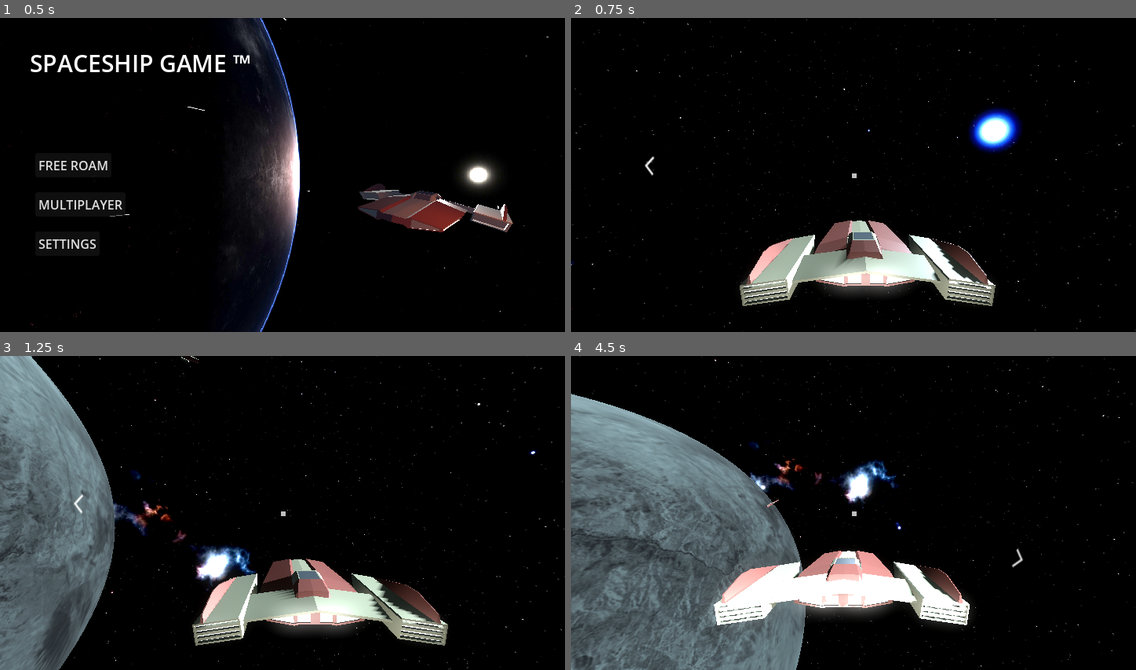
Above: before the commit, frames 1-4 (two rows, left to right).
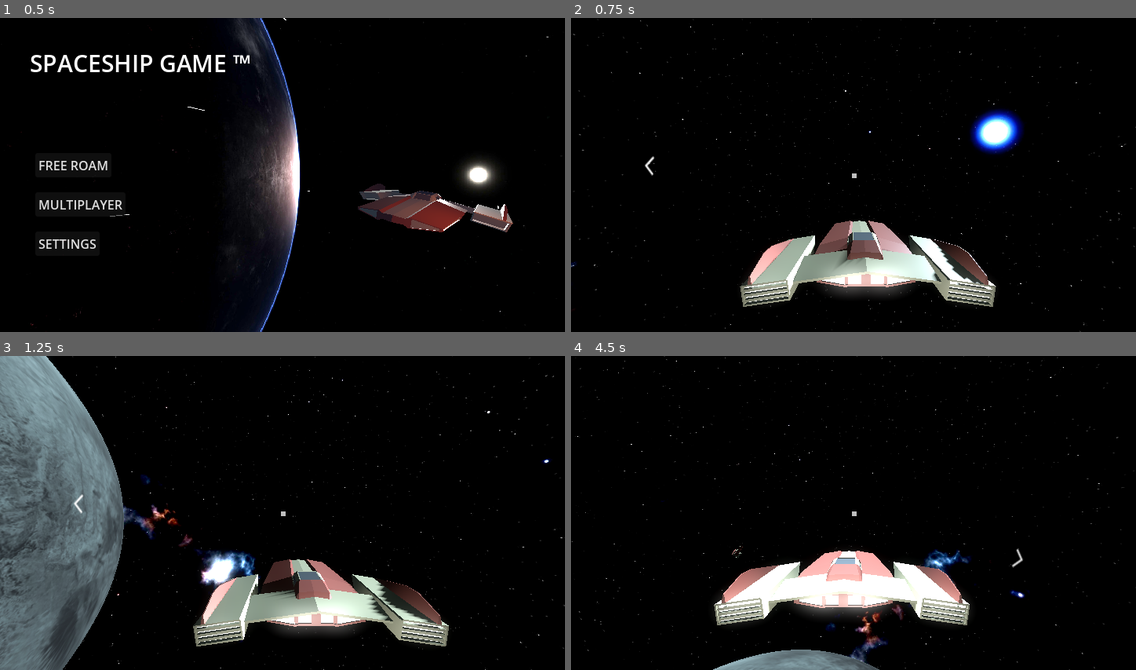
Above: after the commit, the same moments.

Repository: sacul2345/spaceshipGAME
Game: Godot game, scene res://scenes/MainMenu.tscn
The game is run twice, just before and just after one commit, with the same random seed, the same clock (stepped at 60 frames per second) and the same inputs.
Inputs (mouse positions are in pixels of both pictures, inside the frame that each line leads up to):
- Up to frame 1 (0.5 s): no input
- Up to frame 2 (0.75 s): click "FREE ROAM" at 0.5 s
- Up to frame 3 (1.25 s): no input
- Up to frame 4 (4.5 s): move the mouse to (977, 497) at 1.27 s; hold E (roll_Right) 1.28-2.03 s; hold F (attack) 1.28-2.03 s; move the mouse to (740, 528) at 2.02 s; hold S (back) 2.03-2.78 s; tap Shift (boost) at 2.1 s; move the mouse to (910, 443) at 2.77 s; hold E (roll_Right) 2.78-3.53 s; hold W (foward) 2.78-3.53 s; move the mouse to (825, 575) at 3.52 s; hold Space (up) 3.53-4.28 s; tap F (attack) at 3.6 s; move the mouse to (1023, 560) at 4.27 s; hold Q (roll_Left) from 4.28 s (still down); hold Shift (boost) from 4.28 s (still down)

Frame 1 is identical in both runs. In frame 2, 2.3% of the frame differs, in the area x 0-100%, y 0-100%; in frame 3, 8.4%; in frame 4, 32%.

Commit message:
added clamp to rotation vector, also fixed weird planet gravity...

Diff:
--- a/scenes/game_area.tscn
+++ b/scenes/game_area.tscn
@@ -42,6 +42,9 @@
 radial_segments = 128
 rings = 64
 
+[sub_resource type="BoxShape3D" id="BoxShape3D_3mx8n"]
+size = Vector3(12.4812, 1.93262, 14.5527)
+
 [node name="GameArea" type="Node3D"]
 script = ExtResource("1_3mx8n")
 
@@ -72,6 +75,12 @@
 [node name="staticship" parent="." instance=ExtResource("4_3mx8n")]
 transform = Transform3D(1, 0, 0, 0, 1, 0, 0, 0, 1, -83.113, 161.663, 139.986)
 
+[node name="StaticBody3D" type="StaticBody3D" parent="staticship"]
+
+[node name="CollisionShape3D" type="CollisionShape3D" parent="staticship/StaticBody3D"]
+transform = Transform3D(1, 0, 0, 0, 1, 0, 0, 0, 1, -0.1576, 1.93433, 6.77637)
+shape = SubResource("BoxShape3D_3mx8n")
+
 [node name="SpawnPoints" type="Node3D" parent="."]
 
 [node name="0" type="Node3D" parent="SpawnPoints" groups=["SpawnPoint"]]
--- a/scenes/objship.tscn
+++ b/scenes/objship.tscn
@@ -1,9 +1,6 @@
-[gd_scene load_steps=3 format=3 uid="uid://cmhkcp1a848ww"]
+[gd_scene load_steps=2 format=3 uid="uid://cmhkcp1a848ww"]
 
 [ext_resource type="PackedScene" uid="uid://cw6kmw1ilhxi7" path="res://models/spaceshiptest2.glb" id="1_d7djl"]
-
-[sub_resource type="BoxShape3D" id="BoxShape3D_d7djl"]
-size = Vector3(12.4812, 1.93262, 14.5527)
 
 [node name="Node3D" type="Node3D"]
 
@@ -12,9 +9,3 @@
 light_energy = 2.371
 
 [node name="spaceshiptest2" parent="." instance=ExtResource("1_d7djl")]
-
-[node name="StaticBody3D" type="StaticBody3D" parent="."]
-
-[node name="CollisionShape3D" type="CollisionShape3D" parent="StaticBody3D"]
-transform = Transform3D(1, 0, 0, 0, 1, 0, 0, 0, 1, -0.1576, 1.93433, 6.77637)
-shape = SubResource("BoxShape3D_d7djl")
--- a/scripts/moveShip.gd
+++ b/scripts/moveShip.gd
@@ -17,8 +17,8 @@
 	mousePos = (MovingCross.axisDistance)/50
 	arrowDistance = MovingCross.distance
 	rotationVector = Vector3(-mousePos.y,-mousePos.x,0).normalized()
-	yaw = rotationVector.y * MULTIPLIER * delta
-	pitch = rotationVector.x  * MULTIPLIER * delta
+	yaw = clamp(rotationVector.y,-10,10) * MULTIPLIER * delta
+	pitch = clamp(rotationVector.x,-10,10) * MULTIPLIER * delta
 
 	if(abs(mousePos.x) > DEADZONE or abs(mousePos.y) > DEADZONE):
 		apply_torque_impulse((transform.basis.x * pitch) * arrowDistance)
Not shown: 1 places in scenes/game_area.tscn that only renumber resources
